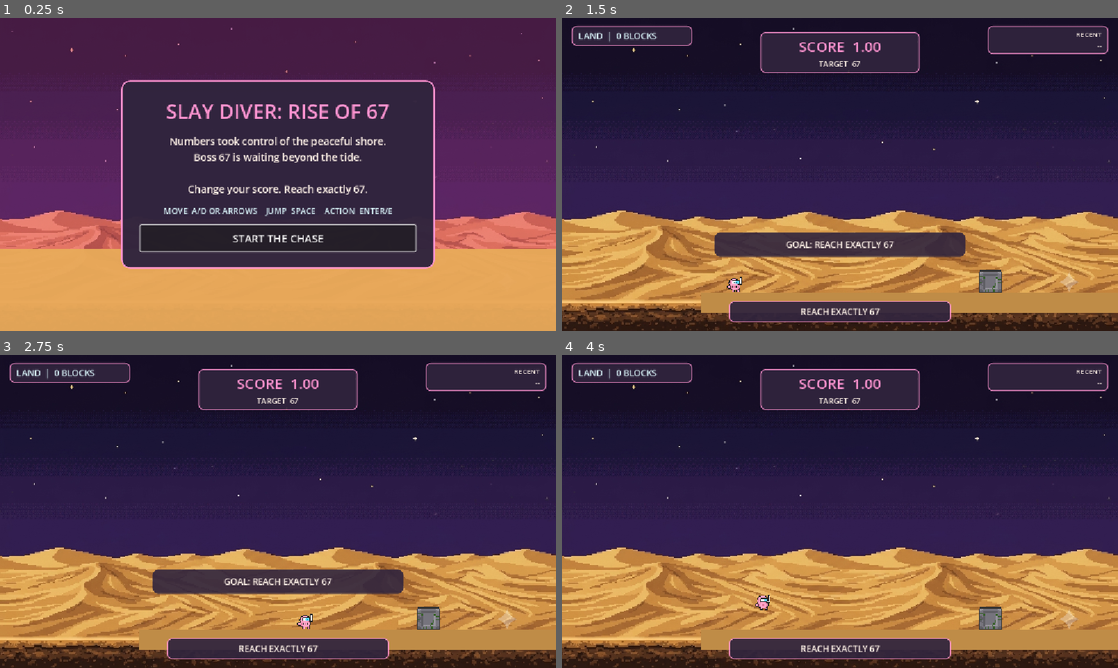
Above: before the commit, frames 1-4 (two rows, left to right).
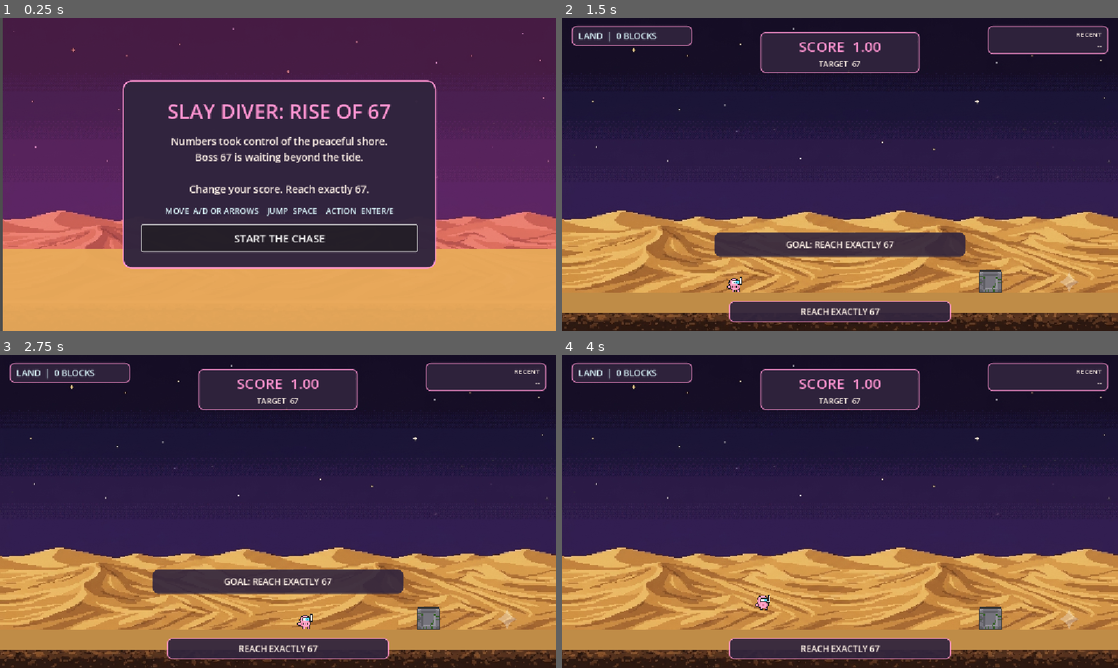
Above: after the commit, the same moments.

Repository: rinata-abdurakhimova/game-divers-slayy
Game: Godot game, scene res://scenes/main/Main.tscn
The game is run twice, just before and just after one commit, with the same random seed, the same clock (stepped at 60 frames per second) and the same inputs.
Inputs:
- Up to frame 1 (0.25 s): no input
- Up to frame 2 (1.5 s): click "START THE CHASE" at 0.5 s; tap Enter (action) at 1.25 s; hold Right (move_right) from 1.28 s (still down); hold Enter (action) from 1.28 s (still down)
- Up to frame 3 (2.75 s): keep holding Right (move_right); tap Up (jump) at 1.52, 2.27 s; release Enter (action) at 2.03 s; tap Enter (action) at 2.1 s
- Up to frame 4 (4 s): release Right (move_right) at 2.78 s; hold Enter (action) 2.78-3.53 s; hold Left (move_left) from 2.78 s (still down); tap Enter (action) at 3.6 s; tap Up (jump) at 3.77 s

The runs differ from the first frame. In frame 1, 5.2% of the frame differs, in the area x 0-100%, y 0-100%; in frame 2, 1.1%; in frame 3, 1.1%; in frame 4, 1.1%.

Commit message:
feat: seamless infinite map wrap — duplicate all blocks at ±MAP_END_X, instant camera snap, extended floor coverage
- Duplicate ALL authored blocks at ±MAP_COLUMNS (not just edge blocks)
  so map appears infinite in both directions
- update _wrapped_block_position(), _block_visible() to check all
  three copies for every block
- Snap camera instantly on player wrap via reset_smoothing() to
  eliminate visible teleport/sliding
- Extend MainFloor, FloorBoundary, FloorVisual, Sky, SandFill,
  WaterOverlay in Boss67Level.tscn to cover x=-1000..3800
- Fix call_deferred in _on_safe_trigger to avoid 'flushing queries' crash
- Fix _create_block visual added to wrong node array (blocks invisible)
- Fix SHADOWED_GLOBAL_IDENTIFIER (wrap→wrapped), INTEGER_DIVISION
- Update integration test: left wrap assert, purple spawn y

Diff:
--- a/scenes/main/Main.tscn
+++ b/scenes/main/Main.tscn
@@ -7,23 +7,24 @@
 [ext_resource type="PackedScene" path="res://scenes/ui/ResultScreen.tscn" id="5_result"]
 [ext_resource type="PackedScene" path="res://scenes/ui/CutsceneIntro.tscn" id="6_intro"]
 
-[node name="Main" type="Node"]
+[node name="Main" type="Node" unique_id=1068110414]
 script = ExtResource("1_main")
 
-[node name="LevelContainer" type="Node2D" parent="."]
+[node name="LevelContainer" type="Node2D" parent="." unique_id=1079596567]
 unique_name_in_owner = true
 
-[node name="UI" type="CanvasLayer" parent="."]
+[node name="UI" type="CanvasLayer" parent="." unique_id=926552736]
 
 [node name="WaterRuleOverlay" parent="UI" instance=ExtResource("2_water")]
 
-[node name="HUD" parent="UI" instance=ExtResource("3_hud")]
+[node name="HUD" parent="UI" unique_id=388038809 instance=ExtResource("3_hud")]
 unique_name_in_owner = true
 
-[node name="TutorialOverlay" parent="UI" instance=ExtResource("4_tutorial")]
+[node name="TutorialOverlay" parent="UI" unique_id=72168591 instance=ExtResource("4_tutorial")]
 unique_name_in_owner = true
 
-[node name="ResultScreen" parent="UI" instance=ExtResource("5_result")]
+[node name="ResultScreen" parent="UI" unique_id=181566462 instance=ExtResource("5_result")]
 
-[node name="CutsceneIntro" parent="UI" instance=ExtResource("6_intro")]
+[node name="CutsceneIntro" parent="UI" unique_id=1466810831 instance=ExtResource("6_intro")]
 unique_name_in_owner = true
+offset_left = 6.0
--- a/scenes/world/Boss67Level.tscn
+++ b/scenes/world/Boss67Level.tscn
@@ -9,10 +9,10 @@
 [ext_resource type="Script" path="res://scripts/ui/RuntimeBackdrop.gd" id="7_backdrop"]
 
 [sub_resource type="RectangleShape2D" id="Rect_floor"]
-size = Vector2(3200, 40)
+size = Vector2(4800, 40)
 
 [sub_resource type="RectangleShape2D" id="Rect_boundary"]
-size = Vector2(3200, 20)
+size = Vector2(4800, 20)
 
 [sub_resource type="RectangleShape2D" id="Rect_safe_wall"]
 size = Vector2(48, 700)
@@ -66,18 +66,18 @@
 [node name="Sky" type="Polygon2D" parent="Background"]
 visible = false
 color = Color(0.13, 0.09, 0.22, 1)
-polygon = PackedVector2Array(-200, -50, 3400, -50, 3400, 570, -200, 570)
+polygon = PackedVector2Array(-1000, -50, 3800, -50, 3800, 570, -1000, 570)
 
 [node name="SandFill" type="Polygon2D" parent="Background"]
 visible = false
 color = Color(0.85, 0.65, 0.38, 1)
-polygon = PackedVector2Array(-200, 570, 3400, 570, 3400, 700, -200, 700)
+polygon = PackedVector2Array(-1000, 570, 3800, 570, 3800, 700, -1000, 700)
 
 [node name="WaterOverlay" type="Polygon2D" parent="."]
 visible = false
-z_index = -80
-color = Color(0.04, 0.35, 0.78, 0.24)
-polygon = PackedVector2Array(-200, -50, 3400, -50, 3400, 700, -200, 700)
+z_index = 8
+color = Color(0.05, 0.35, 0.82, 0.58)
+polygon = PackedVector2Array(-1000, -50, 3800, -50, 3800, 700, -1000, 700)
 
 [node name="Camera2D" type="Camera2D" parent="."]
 position = Vector2(288, 324)
@@ -88,7 +88,7 @@
 collision_layer = 2
 
 [node name="MainFloor" type="CollisionShape2D" parent="Terrain"]
-position = Vector2(1600, 590)
+position = Vector2(1400, 590)
 shape = SubResource("Rect_floor")
 
 [node name="TerrainVisual" type="Node2D" parent="."]
@@ -96,7 +96,7 @@
 
 [node name="FloorVisual" type="Polygon2D" parent="TerrainVisual"]
 color = Color(0.75, 0.55, 0.28, 1)
-polygon = PackedVector2Array(0, 570, 3200, 570, 3200, 610, 0, 610)
+polygon = PackedVector2Array(-1000, 570, 3800, 570, 3800, 610, -1000, 610)
 
 [node name="SafeZone" type="Node2D" parent="."]
 
@@ -128,7 +128,7 @@
 collision_layer = 32
 
 [node name="FloorBoundary" type="CollisionShape2D" parent="Boundaries"]
-position = Vector2(1600, 598)
+position = Vector2(1400, 598)
 shape = SubResource("Rect_boundary")
 
 [node name="Navigation" type="Node2D" parent="."]
--- a/scripts/world/Boss67LevelController.gd
+++ b/scripts/world/Boss67LevelController.gd
@@ -13,6 +13,8 @@
 const MAP_END_X: float = MAP_COLUMNS * BLOCK_SIZE
 const FIGHT_START_X: float = (FIGHT_START_COLUMN - 1) * BLOCK_SIZE
 const BOSS_ROUTE_COLUMNS: int = MAP_COLUMNS - SAFE_ZONE_COLUMNS
+const WRAP_MARGIN_COLUMNS: int = 12
+const WRAP_MARGIN_X: float = WRAP_MARGIN_COLUMNS * BLOCK_SIZE
 
 const AUTHORED_BLOCKS: Array[Vector2i] = [
 	Vector2i(2, 1),
@@ -122,6 +124,7 @@
 var _shot_queue_timer: Timer
 var _shot_queue: Array[Dictionary] = []
 var _authored_runtime_nodes: Array[Node] = []
+var _wrapped_runtime_nodes: Array[Node] = []
 var _tutorial_runtime_nodes: Array[Node] = []
 
 
@@ -166,20 +169,28 @@
 	if not _authored_runtime_nodes.is_empty():
 		return
 	for block: Vector2i in AUTHORED_BLOCKS:
-		var position: Vector2 = _block_position(block.x, block.y)
-		if _terrain != null:
-			var collision_shape := CollisionShape2D.new()
-			var rectangle := RectangleShape2D.new()
-			rectangle.size = Vector2(BLOCK_SIZE, BLOCK_SIZE)
-			collision_shape.shape = rectangle
-			collision_shape.position = position
-			_terrain.add_child(collision_shape)
-			_authored_runtime_nodes.append(collision_shape)
-
-		if _terrain_visual != null:
-			var visual: CanvasItem = _create_block_visual(position)
-			_terrain_visual.add_child(visual)
-			_authored_runtime_nodes.append(visual)
+		_create_block(block.x, block.y, _authored_runtime_nodes)
+
+	for block: Vector2i in AUTHORED_BLOCKS:
+		_create_block(block.x + MAP_COLUMNS, block.y, _wrapped_runtime_nodes)
+		_create_block(block.x - MAP_COLUMNS, block.y, _wrapped_runtime_nodes)
+
+
+func _create_block(column: int, row: int, nodes: Array[Node]) -> void:
+	var position: Vector2 = _block_position(column, row)
+	if _terrain != null:
+		var collision_shape := CollisionShape2D.new()
+		var rectangle := RectangleShape2D.new()
+		rectangle.size = Vector2(BLOCK_SIZE, BLOCK_SIZE)
+		collision_shape.shape = rectangle
+		collision_shape.position = position
+		_terrain.add_child(collision_shape)
+		nodes.append(collision_shape)
+
+	if _terrain_visual != null:
+		var visual: CanvasItem = _create_block_visual(position)
+		_terrain_visual.add_child(visual)
+		nodes.append(visual)
 
 
 func _build_tutorial_block() -> void:
@@ -240,6 +251,26 @@
 		(column - 1) * BLOCK_SIZE + BLOCK_SIZE * 0.5,
 		FLOOR_TOP_Y - (row - 0.5) * BLOCK_SIZE
 	)
+
+
+func _wrapped_block_position(column: int, row: int) -> Vector2:
+	var base: Vector2 = _block_position(column, row)
+	var camera_x: float = _camera.global_position.x if _camera != null else base.x
+	var best: Vector2 = base
+	var best_dist: float = absf(base.x - camera_x)
+
+	var wrapped: Vector2 = _block_position(column + MAP_COLUMNS, row)
+	var dist: float = absf(wrapped.x - camera_x)
+	if dist < best_dist:
+		best = wrapped
+		best_dist = dist
+
+	wrapped = _block_position(column - MAP_COLUMNS, row)
+	dist = absf(wrapped.x - camera_x)
+	if dist < best_dist:
+		best = wrapped
+
+	return best
 
 
 func _connect_signals() -> void:
@@ -293,6 +324,7 @@
 	if _water_background != null:
 		_water_background.hide()
 	_set_runtime_nodes_enabled(_authored_runtime_nodes, false)
+	_set_runtime_nodes_enabled(_wrapped_runtime_nodes, false)
 	_set_runtime_nodes_enabled(_tutorial_runtime_nodes, true)
 
 
@@ -304,11 +336,17 @@
 		_player.global_position.x = clampf(_player.global_position.x, 24.0, FIGHT_START_X - 12.0)
 		return
 
-	if _player.global_position.x < 0.0:
+	if _player.global_position.x < -WRAP_MARGIN_X:
 		_player.global_position.x += MAP_END_X
-	if _player.global_position.x >= MAP_END_X:
+		if _camera != null:
+			_camera.global_position.x += MAP_END_X
+			_camera.reset_smoothing()
+	if _player.global_position.x >= MAP_END_X + WRAP_MARGIN_X:
 		_player.global_position.x -= MAP_END_X
 		_total_blocks += MAP_COLUMNS
+		if _camera != null:
+			_camera.global_position.x -= MAP_END_X
+			_camera.reset_smoothing()
 
 
 func _update_camera_and_boss() -> void:
@@ -352,6 +390,7 @@
 		_safe_zone.hide()
 	_set_runtime_nodes_enabled(_tutorial_runtime_nodes, false)
 	_set_runtime_nodes_enabled(_authored_runtime_nodes, true)
+	_set_runtime_nodes_enabled(_wrapped_runtime_nodes, true)
 	if _boss != null:
 		_boss.show()
 
@@ -365,8 +404,8 @@
 		if game_state.has_method(&"set_boss_phase"):
 			game_state.set_boss_phase(GameRules.BossPhase.LAND_WHITE)
 
-	_seed_pickups()
-	_start_timers()
+	call_deferred("_seed_pickups")
+	call_deferred("_start_timers")
 
 
 func _seed_pickups() -> void:
@@ -491,7 +530,7 @@
 		var camera_x: float = _camera.global_position.x if _camera != null else FIGHT_START_X
 		return _clamp_pickup_position(Vector2(camera_x + randf_range(-240.0, 360.0), FLOOR_TOP_Y - BLOCK_SIZE * 2.0))
 
-	var base: Vector2 = _block_position(chosen.x, chosen.y)
+	var base: Vector2 = _wrapped_block_position(chosen.x, chosen.y)
 	var extra_height: float = 1.35 if chosen.y >= 4 else 1.1
 	return _clamp_pickup_position(Vector2(base.x, base.y - BLOCK_SIZE * extra_height))
 
@@ -511,10 +550,22 @@
 			continue
 		if high_only and block.y < 4:
 			continue
-		var x: float = _block_position(block.x, block.y).x
-		if x >= left_edge and x <= right_edge:
+		if _block_visible(block.x, block.y, left_edge, right_edge):
 			result.append(block)
 	return result
+
+
+func _block_visible(column: int, row: int, left: float, right: float) -> bool:
+	var x: float = _block_position(column, row).x
+	if x >= left and x <= right:
+		return true
+	x = _block_position(column + MAP_COLUMNS, row).x
+	if x >= left and x <= right:
+		return true
+	x = _block_position(column - MAP_COLUMNS, row).x
+	if x >= left and x <= right:
+		return true
+	return false
 
 
 func _spawn_powerup() -> void:
@@ -545,7 +596,7 @@
 		return Vector2(camera_x + 260.0, FLOOR_TOP_Y - BLOCK_SIZE * 3.5)
 
 	var block: Vector2i = high_candidates[randi() % high_candidates.size()]
-	var base: Vector2 = _block_position(block.x, block.y)
+	var base: Vector2 = _wrapped_block_position(block.x, block.y)
 	return Vector2(base.x, base.y - BLOCK_SIZE * 1.45)
 
 
@@ -619,7 +670,7 @@
 		return
 	if source != &"score_pickup" or operation != GameRules.SCORE_OPERATION_ADD:
 		return
-	var units: int = value_cents / 100
+	var units: int = int(value_cents / 100.0)
 	if units > 0 and (units % 6 == 0 or units % 7 == 0):
 		_trigger_water(&"score_divisible")
 
--- a/tests/integration/test_boss_67_world.gd
+++ b/tests/integration/test_boss_67_world.gd
@@ -59,10 +59,10 @@
 		if child is Timer:
 			(child as Timer).stop()
 
-	player.global_position = Vector2(-10, 555)
+	player.global_position = Vector2(-600, 555)
 	player.velocity = Vector2(-200, 0)
 	controller.call(&"_process", 0.0)
-	assert(player.global_position.x > 2500.0)
+	assert(player.global_position.x > 1900.0)
 
 	player.global_position = Vector2(864, 555)
 	player.velocity = Vector2.ZERO
@@ -96,7 +96,7 @@
 	purple.set(&"speed", 120.0)
 	purple.set(&"is_purple", true)
 	projectiles.add_child(purple)
-	purple.global_position = Vector2(500, 576)
+	purple.global_position = Vector2(500, 200)
 	await _physics_frames(80)
 	assert(is_instance_valid(purple))
 	assert(purple.global_position.x < 384.0)
